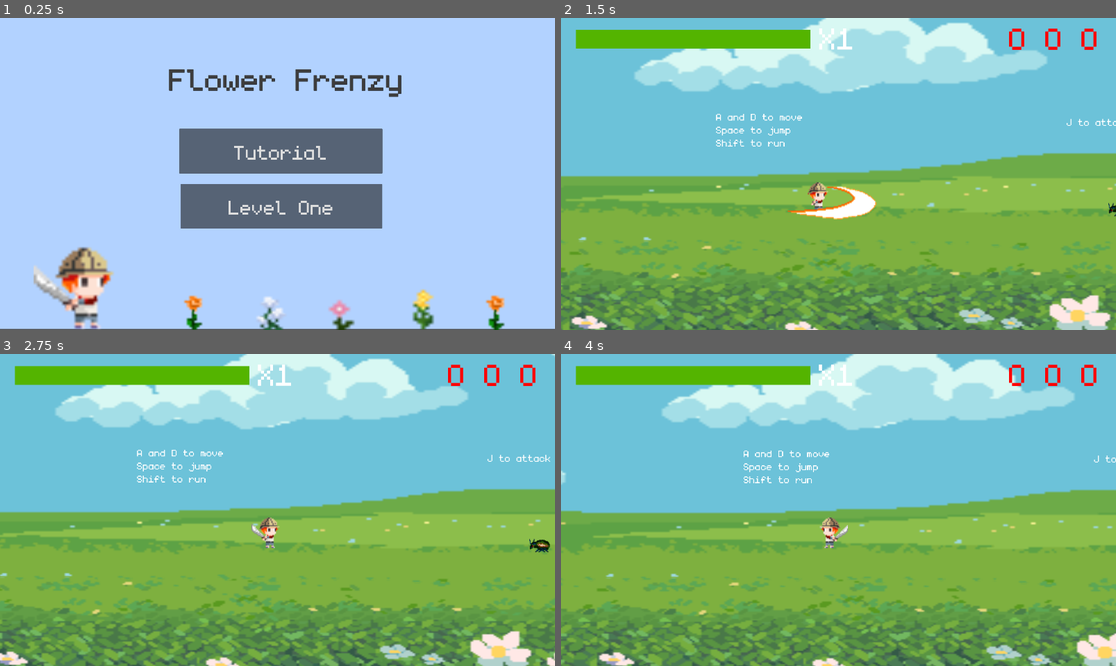
Above: before the commit, frames 1-4 (two rows, left to right).
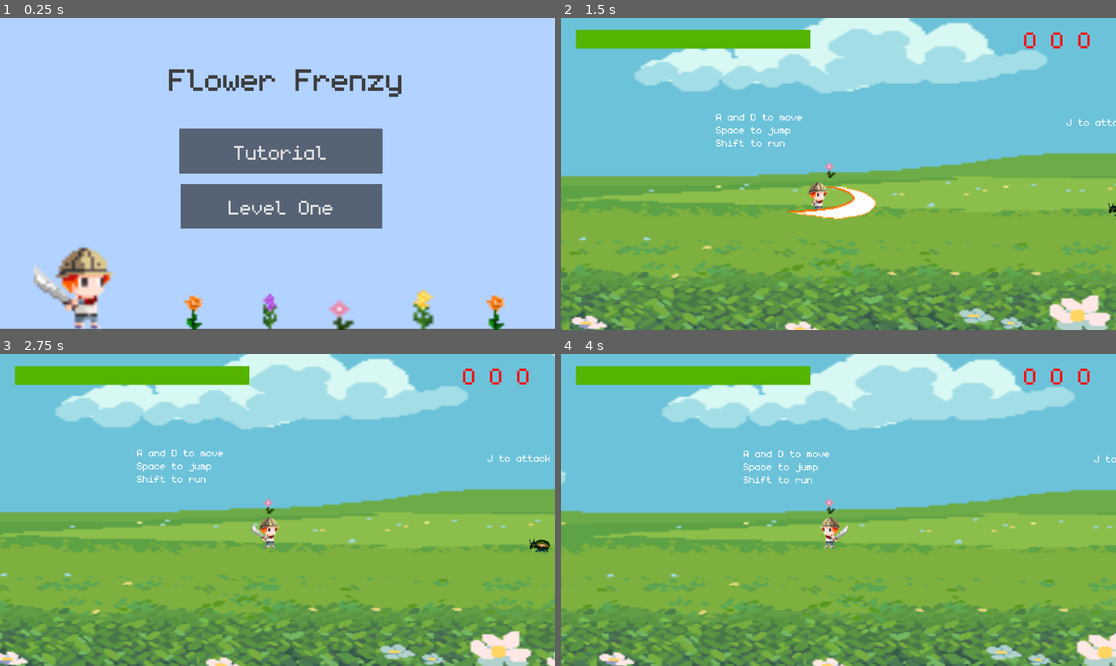
Above: after the commit, the same moments.

Repository: ako3131/traj-flower-frenzy
Game: Godot game, scene res://scenes/main_menu.tscn
Same seed, same stepped clock (60 frames per second), same inputs: the game is played once before the commit and once after it. Sound files missing from this copy of the repository are replaced by a short silence.
Inputs (mouse positions are in pixels of both pictures, inside the frame that each line leads up to):
- Up to frame 1 (0.25 s): no input
- Up to frame 2 (1.5 s): click "Tutorial" at 0.5 s; move the mouse to (960, 158) at 1.27 s; hold D (right) from 1.28 s (still down); tap J (attack) at 1.35 s; click (960, 158) at 1.42 s
- Up to frame 3 (2.75 s): tap Space (jump) at 1.52 s; release D (right) at 2 s; drag from (166, 525) to (249, 572) at 2.02 s
- Up to frame 4 (4 s): move the mouse to (894, 441) at 2.77 s; hold A (left) 2.78-3.5 s; hold Shift (sprint) 2.78-3.5 s; tap J (attack) at 3.05 s; drag from (810, 572) to (672, 463) at 3.52 s

The runs differ from the first frame. In frame 1, 0.3% of the frame differs, in the area x 46-52%, y 88-100%; in frame 2, 0.6%; in frame 3, 0.6%, in the area x 46-97%, y 3-52%; in frame 4, 0.6%.

Commit message:
added flower above character

Diff:
--- a/Flower-Frenzy-main/project.godot
+++ b/Flower-Frenzy-main/project.godot
@@ -14,6 +14,10 @@
 run/main_scene="res://scenes/main_menu.tscn"
 config/features=PackedStringArray("4.3", "GL Compatibility")
 config/icon="res://icon.svg"
+
+[autoload]
+
+Globals="*res://scripts/globals.gd"
 
 [display]
 
--- a/Flower-Frenzy-main/scenes/coco.tscn
+++ b/Flower-Frenzy-main/scenes/coco.tscn
@@ -19,6 +19,7 @@
 [ext_resource type="Texture2D" uid="uid://r20pfejp8sum" path="res://arts/Coco Art New/coco run 1-6.png.png" id="10_76ks7"]
 [ext_resource type="Texture2D" uid="uid://cbhie0pe3hy3o" path="res://arts/Coco Art New/kid-male-idle1-5.png.png" id="10_twxms"]
 [ext_resource type="Texture2D" uid="uid://cboi13bunnsxj" path="res://arts/Coco Art New/kid-male-idle1-6.png.png" id="11_5ltrr"]
+[ext_resource type="Script" path="res://scenes/flower.gd" id="20_e6few"]
 
 [sub_resource type="SpriteFrames" id="SpriteFrames_oq0jm"]
 animations = [{
@@ -133,10 +134,10 @@
 
 [node name="combo_label" parent="." instance=ExtResource("7_73i1k")]
 offset_left = -31.0
-offset_top = -750.0
+offset_top = -723.0
 offset_right = 44.0
-offset_bottom = -591.0
-theme_override_font_sizes/font_size = 200
+offset_bottom = -560.0
+theme_override_font_sizes/font_size = 150
 
 [node name="health_bar" parent="." instance=ExtResource("8_vobfd")]
 offset_left = -1040.0
@@ -145,11 +146,16 @@
 offset_bottom = -620.0
 
 [node name="lives_label" parent="." instance=ExtResource("9_a1aip")]
-offset_left = 758.0
-offset_top = -749.0
-offset_right = 1133.0
-offset_bottom = -553.0
-theme_override_font_sizes/font_size = 200
+offset_left = 820.0
+offset_top = -721.0
+offset_right = 1165.0
+offset_bottom = -516.0
+theme_override_font_sizes/font_size = 150
+
+[node name="Flower" type="Sprite2D" parent="."]
+position = Vector2(22, -140)
+scale = Vector2(7, 7)
+script = ExtResource("20_e6few")
 
 [connection signal="animation_finished" from="AnimatedSprite2D" to="." method="_on_animated_sprite_2d_animation_finished"]
 [connection signal="body_entered" from="Area2D" to="." method="_on_area_2d_body_entered"]
--- /dev/null
+++ b/Flower-Frenzy-main/scenes/flower.gd
@@ -0,0 +1,22 @@
+extends Sprite2D
+
+# Textures for each level
+var level_textures: Array = [
+	preload("res://arts/flowers/flower_0.png"),
+	preload("res://arts/flowers/flower_1.png")
+]
+
+# Current level
+var current_level = Globals.level
+
+func _ready() -> void:
+	update_texture()
+
+func update_texture() -> void:
+	print("current levle", current_level)
+	print("glpobal lebel", Globals.level)
+	# Ensure the level is within the array bounds
+	if current_level >= 0 and current_level < level_textures.size():
+		texture = level_textures[current_level]
+	else:
+		print("Invalid level: ", current_level)
--- a/Flower-Frenzy-main/scenes/level_1.tscn
+++ b/Flower-Frenzy-main/scenes/level_1.tscn
@@ -8,7 +8,6 @@
 [ext_resource type="Texture2D" uid="uid://v7kmwe86u8el" path="res://arts/Forest-nature-fantasy-tilese/BG_3/BG_3.png" id="6_5etcc"]
 [ext_resource type="Script" path="res://scripts/fall_area.gd" id="7_7ok1c"]
 [ext_resource type="PackedScene" uid="uid://co6v5mapptj0s" path="res://scenes/music.tscn" id="7_63pmp"]
-[ext_resource type="Texture2D" uid="uid://boxebxd760vva" path="res://arts/flowers/flower_1.png" id="8_yo1ii"]
 
 [sub_resource type="TileSetAtlasSource" id="TileSetAtlasSource_5c3xw"]
 texture = ExtResource("3_65c1m")
@@ -894,12 +893,6 @@
 position = Vector2(-382.333, 171.667)
 shape = SubResource("RectangleShape2D_3ejt4")
 
-[node name="Flower" type="Sprite2D" parent="."]
-position = Vector2(524, 457)
-rotation = 3.14159
-scale = Vector2(6.02827, -7.86472)
-texture = ExtResource("8_yo1ii")
-
 [node name="coco" parent="." instance=ExtResource("2_x5y03")]
 position = Vector2(435, 192)
 
--- a/Flower-Frenzy-main/scenes/main_menu.tscn
+++ b/Flower-Frenzy-main/scenes/main_menu.tscn
@@ -9,10 +9,10 @@
 [ext_resource type="Texture2D" uid="uid://brjt7p2jf8uop" path="res://arts/Coco Art New/kid-male-idle1-4.png.png" id="7_7uibr"]
 [ext_resource type="Texture2D" uid="uid://cbhie0pe3hy3o" path="res://arts/Coco Art New/kid-male-idle1-5.png.png" id="8_ge1ga"]
 [ext_resource type="Texture2D" uid="uid://cboi13bunnsxj" path="res://arts/Coco Art New/kid-male-idle1-6.png.png" id="9_dqf3g"]
-[ext_resource type="Texture2D" uid="uid://va2qygd0o3mf" path="res://arts/flowers/064.png" id="10_kd5eh"]
-[ext_resource type="Texture2D" uid="uid://de4gixe2ojny5" path="res://arts/flowers/069.png" id="11_ul66l"]
+[ext_resource type="Texture2D" uid="uid://va2qygd0o3mf" path="res://arts/flowers/flower_2.png" id="10_kd5eh"]
+[ext_resource type="Texture2D" uid="uid://de4gixe2ojny5" path="res://arts/flowers/flower_0.png" id="11_ul66l"]
 [ext_resource type="Texture2D" uid="uid://duhkrwf636fui" path="res://arts/flowers/082.png" id="12_a3rs2"]
-[ext_resource type="Texture2D" uid="uid://boxebxd760vva" path="res://arts/flowers/flower_1.png" id="13_0jwh6"]
+[ext_resource type="Texture2D" uid="uid://bt7p67p5u4lw2" path="res://arts/flowers/flower_1.png" id="13_x8wsd"]
 
 [sub_resource type="SpriteFrames" id="SpriteFrames_ni7gt"]
 animations = [{
@@ -108,15 +108,15 @@
 scale = Vector2(10.375, 9.5)
 texture = ExtResource("12_a3rs2")
 
-[node name="Flower1" type="Sprite2D" parent="."]
-position = Vector2(1127, 1205)
-scale = Vector2(14.875, 11.5)
-texture = ExtResource("13_0jwh6")
-
 [node name="083" type="Sprite2D" parent="."]
 position = Vector2(807, 1220)
 scale = Vector2(10.25, 9.25)
 texture = ExtResource("12_a3rs2")
 
+[node name="009" type="Sprite2D" parent="."]
+position = Vector2(1126, 1209)
+scale = Vector2(11, 10.3125)
+texture = ExtResource("13_x8wsd")
+
 [connection signal="pressed" from="tutorial_button" to="." method="_on_tutorial_button_pressed"]
 [connection signal="pressed" from="start_button" to="." method="_on_start_button_pressed"]
--- a/Flower-Frenzy-main/scripts/coco.gd
+++ b/Flower-Frenzy-main/scripts/coco.gd
@@ -15,11 +15,11 @@
 var health = max_health
 var always_show_health = true
 
+var is_attacking = false
+var hit_count: int = 0
+var missed_swings: int = 0
+
 var lives = 3
-
-var is_attacking = false
-var hit_count: int = 1
-var missed_swings: int = 0
 
 func _physics_process(delta: float) -> void:
 	# Add gravity
@@ -52,7 +52,6 @@
 			#if missed_swings >= 1:
 				#hit_count = 0  # Reset hit count after 3 missed swings
 
-		$combo_label.update_combo()
 		return  # Prevent other animations from playing during attack
 
 	# Handle movement only if not attacking
@@ -129,6 +128,11 @@
 func game_over():
 	get_tree().change_scene_to_file("res://scenes/main_menu.tscn")
 
+func power_up():
+	if hit_count >= 8:
+		print("power up")
+		hit_count = 0
+
 #func update_hit_display():
 	#var hit_display = get_node_or_null("/root/main/Combo")
 	#if hit_display:
@@ -146,6 +150,8 @@
 		# Apply knockback smoothly by calling enemy's `apply_knockback` method
 		if body.has_method("apply_knockback"):
 			body.apply_knockback(knock_back, hit_strength)  # Pass both values
+		$combo_label.update_combo()
+		power_up()
 
 
 func _on_area_2d_body_entered(body: Node2D) -> void:
--- /dev/null
+++ b/Flower-Frenzy-main/scripts/globals.gd
@@ -0,0 +1,4 @@
+extends Node
+
+var level = 0
+var lives = 3
--- a/Flower-Frenzy-main/scripts/level_0.gd
+++ b/Flower-Frenzy-main/scripts/level_0.gd
@@ -3,6 +3,10 @@
 @onready var character = $coco
 var shoe_scene = preload("res://scenes/shoe_monster.tscn")
 var bug_scene = preload("res://scenes/bug_monster.tscn")
+
+func _init() -> void:
+	# Update the global level variable before _ready() is called
+	Globals.level = 0
 
 # Called when the node enters the scene tree for the first time.
 func _ready() -> void:
--- a/Flower-Frenzy-main/scripts/level_1.gd
+++ b/Flower-Frenzy-main/scripts/level_1.gd
@@ -3,6 +3,10 @@
 @onready var character = $coco
 var shoe_scene = preload("res://scenes/shoe_monster.tscn")
 var bug_scene = preload("res://scenes/bug_monster.tscn")
+
+func _init() -> void:
+	# Update the global level variable before _ready() is called
+	Globals.level = 1
 
 func _ready() -> void:
 	character.position = Vector2(551, 482)
Binary file added: Flower-Frenzy-main/arts/flowers/042.png
Binary file removed: Flower-Frenzy-main/arts/flowers/088.png
Renamed: Flower-Frenzy-main/arts/flowers/069.png -> Flower-Frenzy-main/arts/flowers/flower_0.png
Binary file changed: Flower-Frenzy-main/arts/flowers/flower_1.png
Renamed: Flower-Frenzy-main/arts/flowers/064.png -> Flower-Frenzy-main/arts/flowers/flower_2.png
Not shown: 1 places in Flower-Frenzy-main/scenes/coco.tscn that only renumber resources
Not shown: 1 places in Flower-Frenzy-main/scenes/level_1.tscn that only renumber resources
